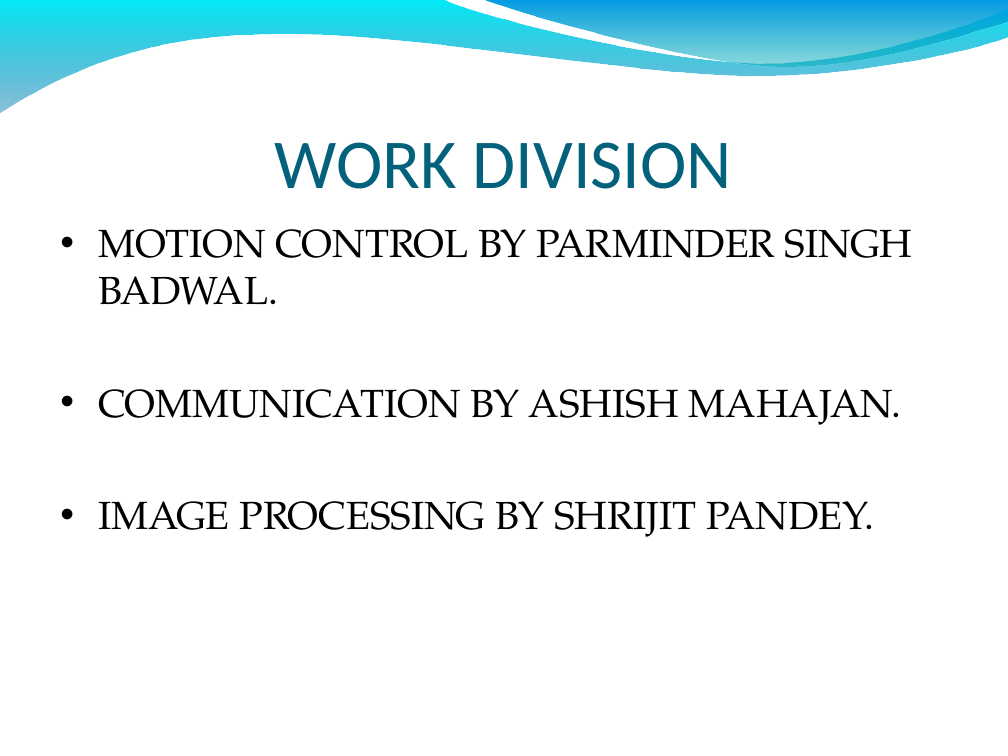
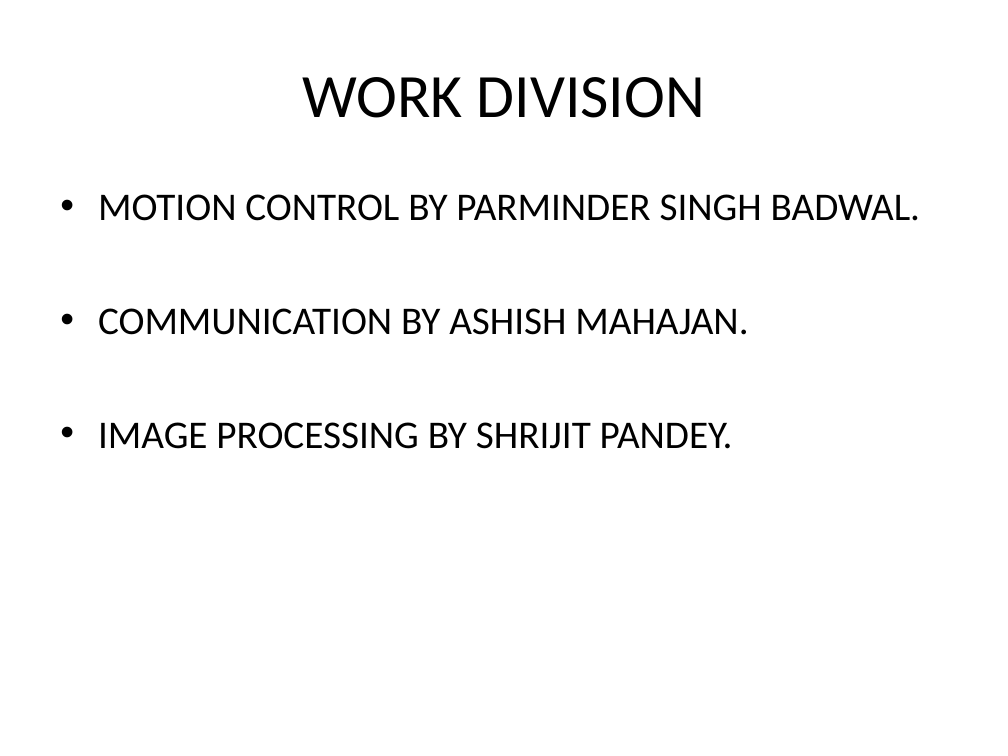
Before and after one commit to LuckySingh1/Autonomous-Soccer-Playing-Robot, a slide deck: slide 5 of Final_project_presentation.ppt. Drawn at 1008x756 pixels with LibreOffice and Linux fonts; fonts in the diff are those of the drawing; background and template pictures are left out. Boxes give left, top, right and bottom in pixels: in the first picture for what was removed or moved away, otherwise in the second. Text is boxed around its words. In the diff, an @@ line names an element or a change of style, - is before the commit and + after.

```diff
--- a/Final_project_presentation.ppt
+++ b/Final_project_presentation.ppt
@@ freeform shape removed at [0, 0, 1008, 114] @@
@@ freeform shape removed at [483, 0, 1008, 70] @@
@@ title "WORK DIVISION" at [303, 77, 705, 118]: size 50 to 44 pt, text colour #04617B to #000000; vertical alignment bottom to middle @@
@@ text "MOTION CONTROL BY PARMINDER SINGH ...": place and size @@
-text "MOTION CONTROL BY PARMINDER SINGH ..." at [98, 229, 913, 537]
+text "MOTION CONTROL BY PARMINDER SINGH ..." at [98, 194, 920, 449]
@@ text "MOTION CONTROL BY PARMINDER SINGH ..." at [98, 194, 920, 449]: font TeX Gyre Pagella to Calibri @@
```
Also in this commit, not shown: 15 other slides changed, 1 slide added, 1 slide removed.
